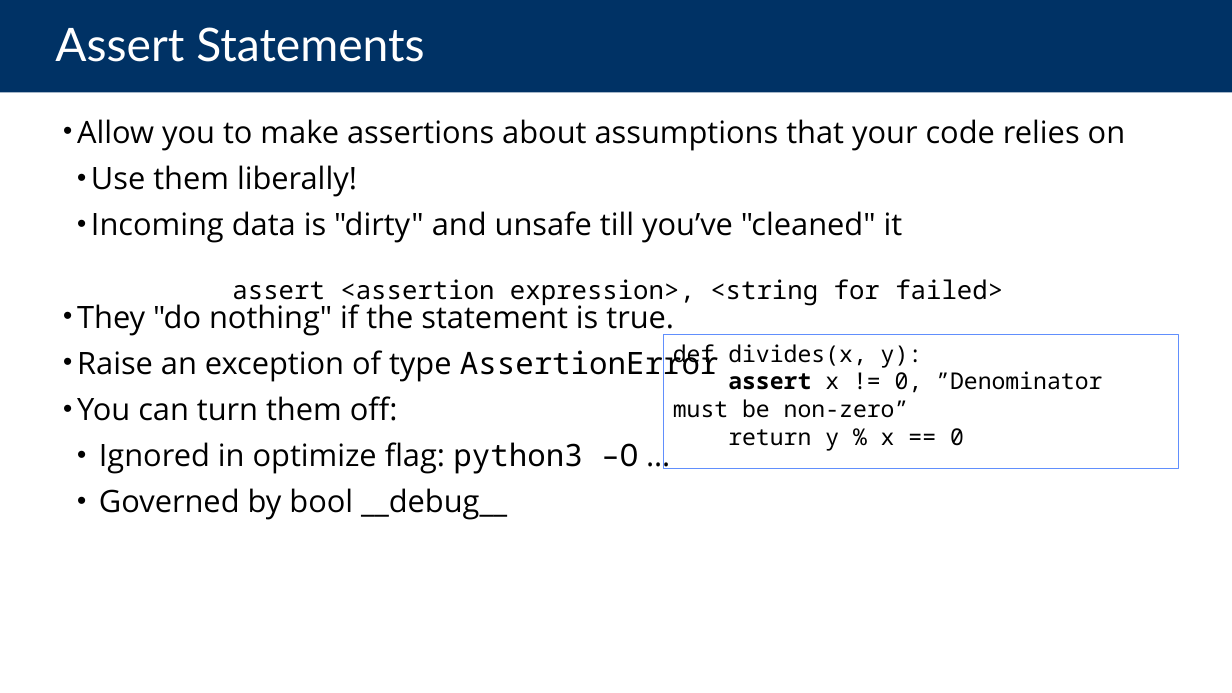
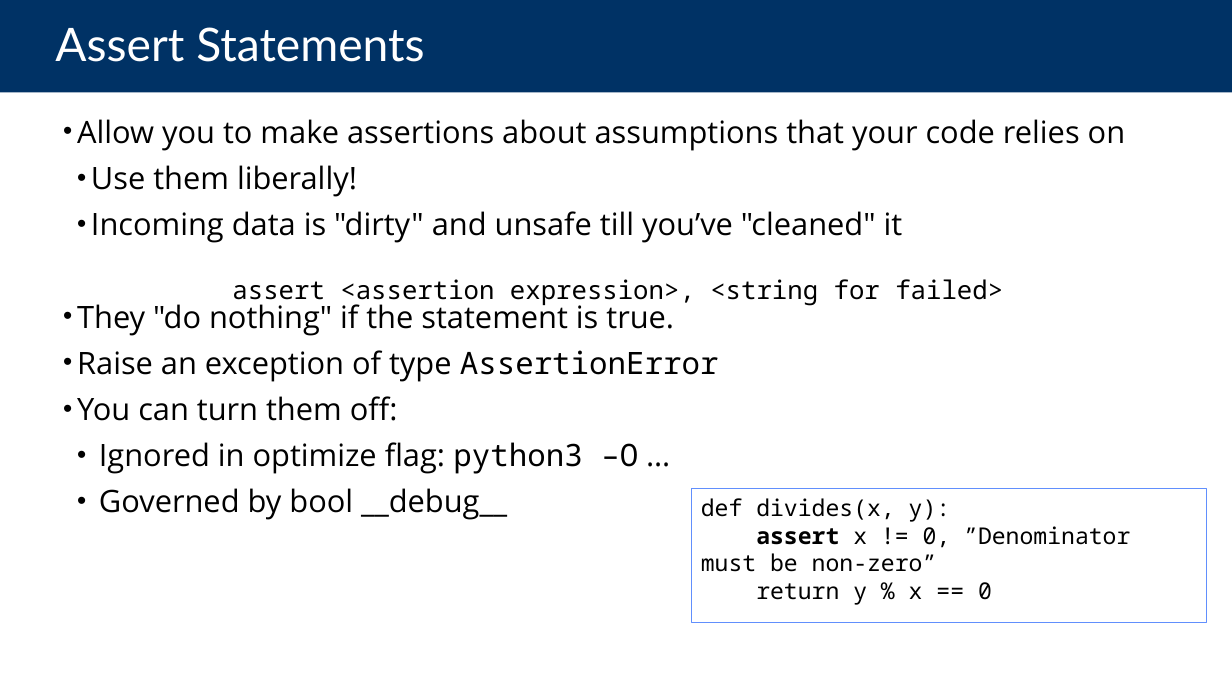
Before and after one commit to cs88-website/su24, a slide deck: slide 15 of assets/slides/su24/19-Exceptions.pptx (slide 13 before the commit). Drawn at 1232x693 pixels with LibreOffice and Linux fonts; fonts in the diff are those of the drawing. Boxes give left, top, right and bottom in pixels: in the first picture for what was removed or moved away, otherwise in the second. Text is boxed around its words. In the diff, an @@ line names an element or a change of style, - is before the commit and + after.

```diff
--- a/assets/slides/su24/19-Exceptions.pptx
+++ b/assets/slides/su24/19-Exceptions.pptx
@@ rectangle "def divides(x, y):": place and size @@
-rectangle "def divides(x, y):" at (664, 335, 1178, 469)
+rectangle "def divides(x, y):" at (692, 489, 1207, 623)
```
Also in this commit, not shown: 6 other slides changed, 6 slides added, 6 slides removed, 10 other files.
